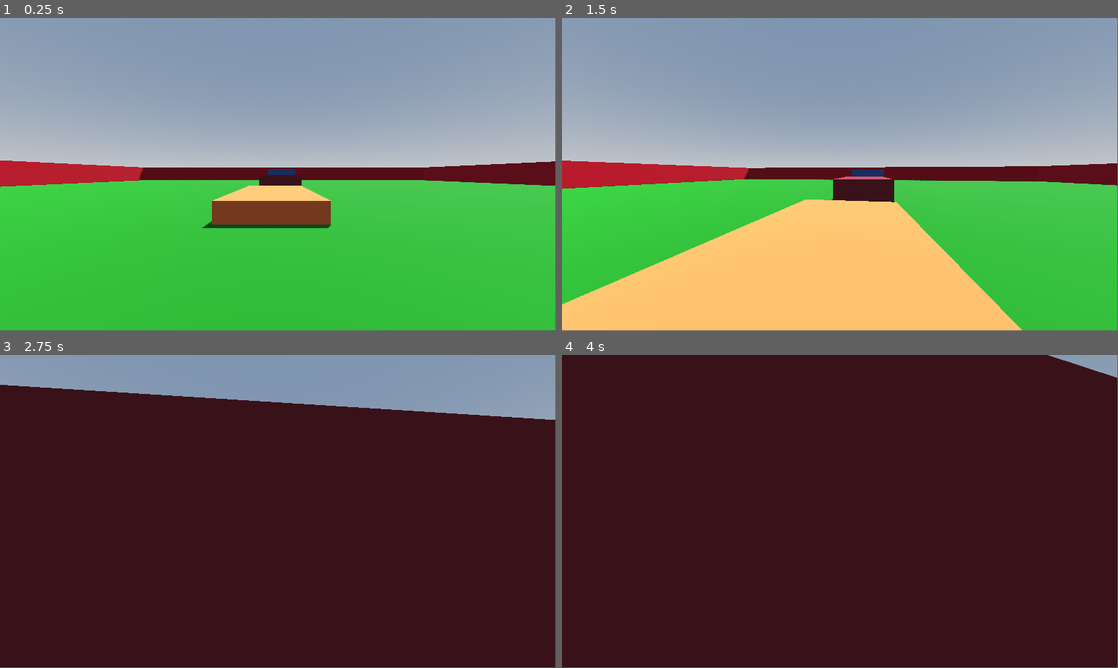
Above: before the commit, frames 1-4 (two rows, left to right).
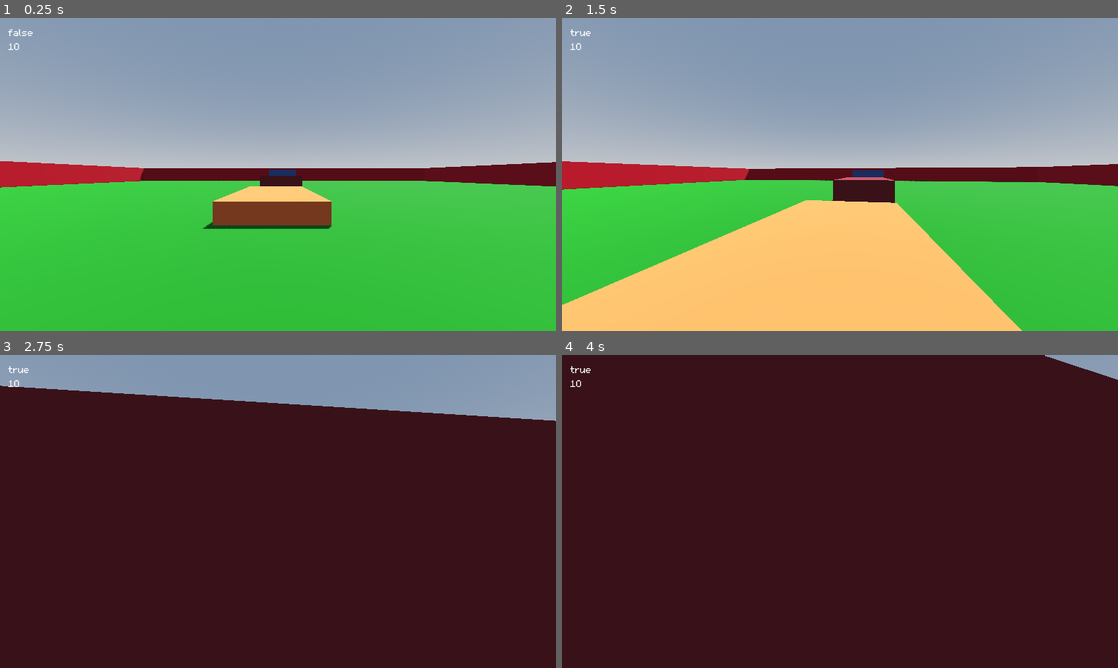
Above: after the commit, the same moments.

Repository: VanixWasTaken/Netrunner
Game: Godot game, scene res://Scenes and Scripts/test_level.tscn
Same seed, same stepped clock (60 frames per second), same inputs: the game is played once before the commit and once after it.
Inputs (mouse positions are in pixels of both pictures, inside the frame that each line leads up to):
- Up to frame 1 (0.25 s): no input
- Up to frame 2 (1.5 s): move the mouse to (867, 171) at 0.52 s; hold W (forward) from 0.53 s (still down); tap Shift (slide) at 0.6, 1.35 s; tap Space (jump) at 0.77 s; move the mouse to (812, 174) at 1.27 s
- Up to frame 3 (2.75 s): keep holding W (forward); tap Space (jump) at 1.52 s; move the mouse to (289, 505) at 2.02 s; tap Shift (slide) at 2.1 s
- Up to frame 4 (4 s): keep holding W (forward); move the mouse to (834, 514) at 2.77 s; tap Shift (slide) at 2.85, 3.6 s; tap Space (jump) at 3.02, 3.77 s; move the mouse to (878, 514) at 3.52 s
In our replay, the window is 799x449 before the commit and 800x450 after it. These sizes can differ from the game's own. Grey fills any space a smaller window leaves; there, only what the larger window draws over its background counts as a difference.

The runs differ from the first frame. In frame 1, 0.9% of the frame differs, in the area x 0-100%, y 0-68%; in frame 2, 1.0%, in the area x 0-100%, y 0-100%; in frame 3, 0.4%; in frame 4, 0.1%.

Commit message:
speed variables globafied

Diff:
--- a/Scenes and Scripts/player.gd
+++ b/Scenes and Scripts/player.gd
@@ -1,7 +1,7 @@
 extends CharacterBody3D
 
 
-const speed = 10.0
+
 const jump_velocity = 4.5
 const sensitivity = 0.003
 
@@ -23,10 +23,16 @@
 
 @onready var head = $Head
 @onready var camera = $Head/Camera3D
+@onready var label = $ConsoleLayer/Label
+
 
 
 func _ready():
 	Input.set_mouse_mode(Input.MOUSE_MODE_CAPTURED)
+
+	# label test text
+	label.text = str(is_sliding) + "
+	" + str(Global.speed)
 
 func _unhandled_input(event):
 	if event is InputEventMouseMotion:
@@ -50,16 +56,24 @@
 	var direction = (head.transform.basis * Vector3(input_dir.x, 0, input_dir.y)).normalized()
 
 	if is_on_floor():
+		if Input.is_action_just_pressed("slide") and !is_sliding:
+			is_sliding = true
+			Global.speed * sliding_speed_modifier
+			label.text = str(is_sliding) + "
+			" + str(Global.speed)
 		if direction:
-			velocity.x = direction.x * speed / 2
-			velocity.z = direction.z * speed
+			velocity.x = direction.x * Global.speed / 2
+			velocity.z = direction.z * Global.speed
 		else:
-			velocity.x = lerp(velocity.x, direction.x * speed, delta * 8.0)
-			velocity.z = lerp(velocity.z, direction.z * speed, delta * 8.0)
+			velocity.x = lerp(velocity.x, direction.x * Global.speed, delta * 8.0)
+			velocity.z = lerp(velocity.z, direction.z * Global.speed, delta * 8.0)
+
+
+
 
 	else:
-		velocity.x = lerp(velocity.x, direction.x * speed, delta * 3.0)
-		velocity.z = lerp(velocity.z, direction.z * speed, delta * 3.0)
+		velocity.x = lerp(velocity.x, direction.x * Global.speed, delta * 3.0)
+		velocity.z = lerp(velocity.z, direction.z * Global.speed, delta * 3.0)
 
 	# head bob
 	t_bob += delta * velocity.length() * float(is_on_floor())
@@ -67,10 +81,11 @@
 
 
 	# FOV
-	var velocity_clamped = clamp(velocity.length(), 0.5, speed * 2)
+	var velocity_clamped = clamp(velocity.length(), 0.5, Global.speed * 2)
 	var target_fov = base_fov + fov_change * velocity_clamped
 	camera.fov = lerp(camera.fov, target_fov, delta * 8.0)
 
+	is_sliding = false
 	move_and_slide()
 
 
--- a/Scenes and Scripts/player.tscn
+++ b/Scenes and Scripts/player.tscn
@@ -1,6 +1,7 @@
-[gd_scene load_steps=4 format=3 uid="uid://bkpdmnusfa7ap"]
+[gd_scene load_steps=5 format=3 uid="uid://bkpdmnusfa7ap"]
 
 [ext_resource type="Script" path="res://Scenes and Scripts/player.gd" id="1_am13k"]
+[ext_resource type="FontFile" uid="uid://bc1ipdctbgo7s" path="res://m5x7.ttf" id="2_dit42"]
 
 [sub_resource type="CapsuleMesh" id="CapsuleMesh_5nlux"]
 
@@ -19,3 +20,15 @@
 transform = Transform3D(1, 0, 0, 0, 1, 0, 0, 0, 1, 0, 0.457757, 0)
 
 [node name="Camera3D" type="Camera3D" parent="Head"]
+
+[node name="ConsoleLayer" type="CanvasLayer" parent="."]
+
+[node name="Label" type="Label" parent="ConsoleLayer"]
+offset_left = 16.0
+offset_top = 14.0
+offset_right = 56.0
+offset_bottom = 37.0
+theme_override_fonts/font = ExtResource("2_dit42")
+theme_override_font_sizes/font_size = 32
+text = "Test"
+metadata/_edit_use_anchors_ = true
--- /dev/null
+++ b/global.gd
@@ -0,0 +1,4 @@
+extends Node
+
+# speed used for the player and most likely more
+var speed = 10.0
--- a/project.godot
+++ b/project.godot
@@ -14,6 +14,15 @@
 run/main_scene="res://Scenes and Scripts/test_level.tscn"
 config/features=PackedStringArray("4.2", "GL Compatibility")
 config/icon="res://Assets/icon.svg"
+
+[autoload]
+
+Global="*res://global.gd"
+
+[display]
+
+window/size/mode=3
+window/stretch/mode="viewport"
 
 [input]
 
Binary file removed: Assets/Slide 16_9 - 1.png
Not shown, removed: Assets/Slide 16_9 - 1.png.import
Binary file added: m5x7.ttf
Not shown, added: m5x7.ttf.import
